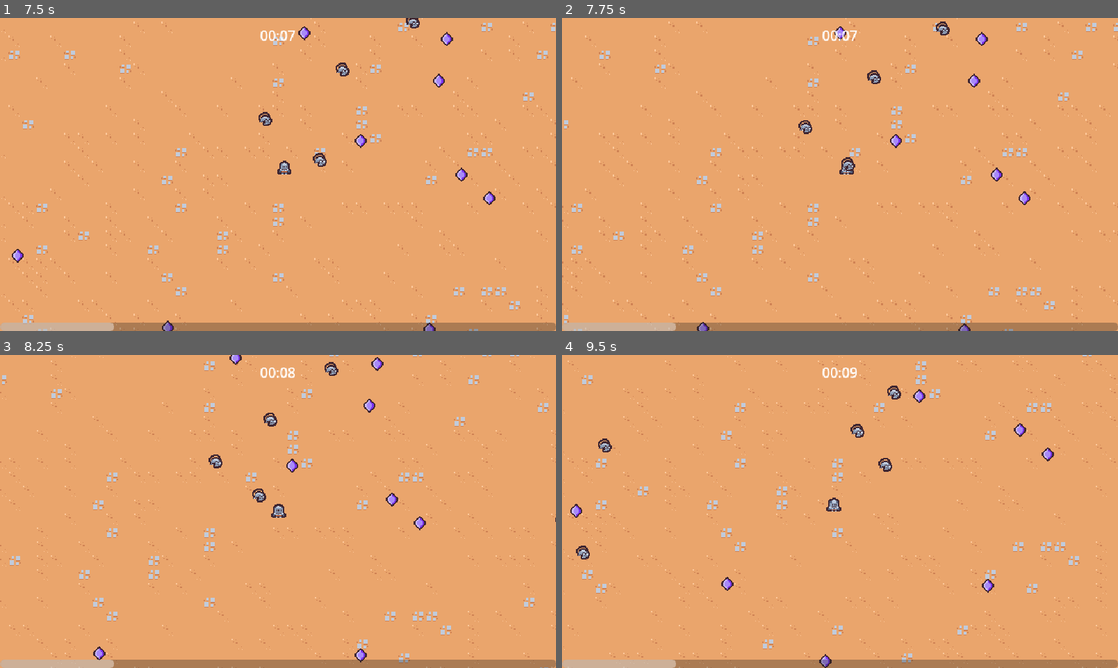
Above: before the commit, frames 1-4 (two rows, left to right).
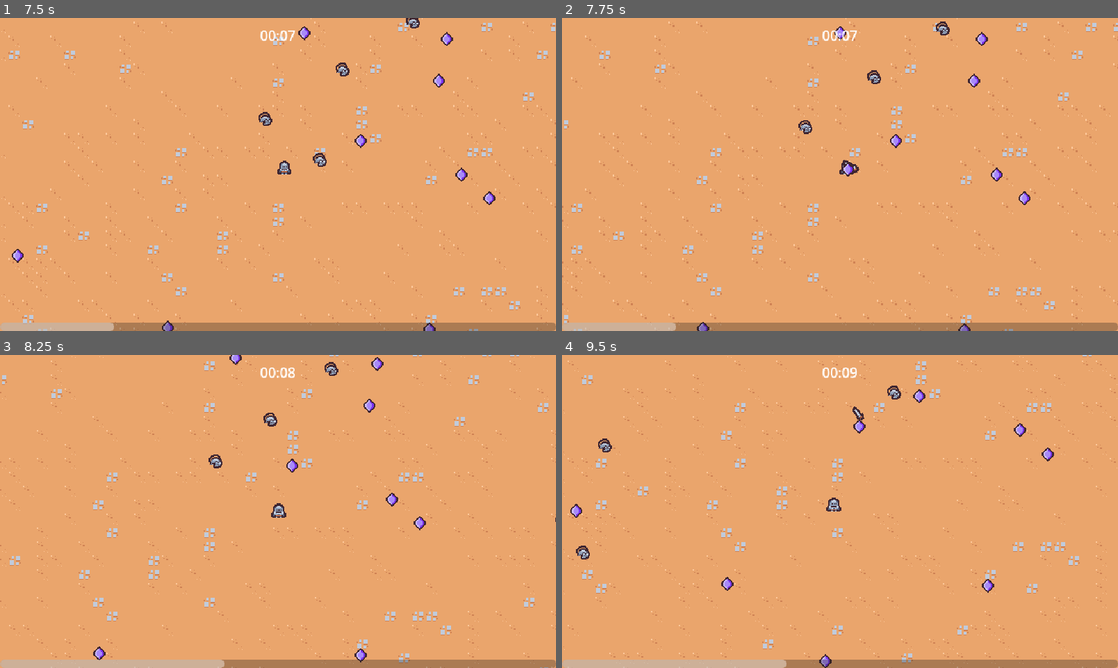
Above: after the commit, the same moments.

Repository: OpTi9/godot-survivors
Game: Godot game, scene res://scenes/main/main.tscn
Same seed, same stepped clock (60 frames per second), same inputs: the game is played once before the commit and once after it.
Inputs (mouse positions are in pixels of both pictures, inside the frame that each line leads up to):
- Up to frame 1 (7.5 s): move the mouse to (400, 158) at 0.52 s; press the mouse at (400, 158) at 0.53 s; hold D (move_right) 0.53-1.28 s; move the mouse to (166, 190) at 1.27 s; release the mouse at (166, 190) at 1.28 s; hold S (move_down) 1.28-2.03 s; click (166, 190) at 1.35 s; move the mouse to (333, 105) at 2.02 s; press the mouse at (333, 105) at 2.03 s; hold D (move_right) 2.03-2.78 s; move the mouse to (250, 237) at 2.77 s; release the mouse at (250, 237) at 2.78 s; hold Up (move_up) 2.78-3.53 s; click (250, 237) at 2.85 s; move the mouse to (444, 221) at 3.52 s; press the mouse at (444, 221) at 3.53 s; hold A (move_left) 3.53-5.03 s; move the mouse to (111, 127) at 4.27 s; release the mouse at (111, 127) at 4.28 s; click (111, 127) at 4.35 s; move the mouse to (305, 174) at 5.02 s; press the mouse at (305, 174) at 5.03 s; hold S (move_down) 5.03-5.78 s; move the mouse to (194, 96) at 5.77 s; release the mouse at (194, 96) at 5.78 s; hold D (move_right) 5.78-6.53 s; click (194, 96) at 5.85 s; move the mouse to (400, 158) at 6.52 s; press the mouse at (400, 158) at 6.53 s; hold Up (move_up) 6.53-7.28 s; move the mouse to (166, 190) at 7.27 s; release the mouse at (166, 190) at 7.28 s; hold D (move_right) from 7.28 s (still down); click (166, 190) at 7.35 s
- Up to frame 2 (7.75 s): keep holding D (move_right)
- Up to frame 3 (8.25 s): move the mouse to (333, 442) at 8.02 s; release D (move_right) at 8.03 s; press the mouse at (333, 442) at 8.03 s; hold S (move_down) from 8.03 s (still down)
- Up to frame 4 (9.5 s): move the mouse to (812, 574) at 8.77 s; release S (move_down) at 8.78 s; release the mouse at (812, 574) at 8.78 s; hold A (move_left) from 8.78 s (still down); click (812, 574) at 8.85 s

Frame 1 is identical in both runs. In frame 2, 0.1% of the frame differs, in the area x 50-54%, y 44-51%; in frame 3, 0.6%; in frame 4, 0.8%, in the area x 20-60%, y 16-100%.

Commit message:
sword returned

Diff:
--- a/scenes/ability/sword_ability/sword_ability.tscn
+++ b/scenes/ability/sword_ability/sword_ability.tscn
@@ -1,7 +1,6 @@
-[gd_scene load_steps=7 format=3 uid="uid://bjmr1ux5ttq4l"]
+[gd_scene load_steps=6 format=3 uid="uid://bjmr1ux5ttq4l"]
 
 [ext_resource type="Texture2D" uid="uid://d3fnhumuh0ljg" path="res://sword.png" id="1_61kay"]
-[ext_resource type="PackedScene" uid="uid://duxxcxbqbpo3n" path="res://scenes/ability/sword_ability_controller/sword_ability_controller.tscn" id="1_b23dv"]
 
 [sub_resource type="RectangleShape2D" id="RectangleShape2D_uxwfk"]
 size = Vector2(30, 30)
@@ -108,8 +107,6 @@
 
 [node name="SwordAbility" type="Node2D"]
 
-[node name="SwordAbilityController" parent="." instance=ExtResource("1_b23dv")]
-
 [node name="Area2D" type="Area2D" parent="."]
 collision_layer = 4
 collision_mask = 0
--- a/scenes/ability/sword_ability_controller/sword_ability_controller.gd
+++ b/scenes/ability/sword_ability_controller/sword_ability_controller.gd
@@ -1,5 +1,5 @@
 extends Node
-#Я пока отключил эту хуйню
+
 @export var sword_ability: PackedScene
 
 const MAX_RANGE = 150
@@ -7,6 +7,7 @@
 # Called when the node enters the scene tree for the first time.
 func _ready():
 	$Timer.timeout.connect(on_timer_timeout)
+	GameEvents.ability_upgrades_added.connect(on_ability_upgrade_added)
 
 func on_timer_timeout():
 	var player = get_tree().get_first_node_in_group("player") as Node2D
@@ -34,3 +35,7 @@
 
 	var enemy_direction = enemies[0].global_position - sword_instance.global_position
 	sword_instance.rotation = enemy_direction.angle()
+
+
+func on_ability_upgrade_added(upgrade: AbilityUpgrade, current_upgrades: Dictionary):
+	pass
--- a/scenes/autoload/game_events.gd
+++ b/scenes/autoload/game_events.gd
@@ -1,6 +1,10 @@
 extends Node
 
 signal experience_vial_collected(number: float)
+signal ability_upgrades_added(upgrade: AbilityUpgrade, current_upgrades: Dictionary)
 
 func emit_experience_vial_collected(number: float):
 	experience_vial_collected.emit(number)
+
+func emit_ability_upgrade_added(upgrade: AbilityUpgrade, current_upgrades: Dictionary):
+	ability_upgrades_added.emit(upgrade, current_upgrades)
--- a/scenes/game_object/player/player.tscn
+++ b/scenes/game_object/player/player.tscn
@@ -1,8 +1,9 @@
-[gd_scene load_steps=6 format=3 uid="uid://bsstuiyid13g1"]
+[gd_scene load_steps=7 format=3 uid="uid://bsstuiyid13g1"]
 
 [ext_resource type="Script" path="res://scenes/game_object/player/player.gd" id="1_eac3f"]
 [ext_resource type="Texture2D" uid="uid://bv2e4lddtky1r" path="res://scenes/game_object/player/player.png" id="1_t6cme"]
 [ext_resource type="PackedScene" uid="uid://ce668n0krw1sj" path="res://scenes/component/health_component.tscn" id="2_tusp0"]
+[ext_resource type="PackedScene" uid="uid://duxxcxbqbpo3n" path="res://scenes/ability/sword_ability_controller/sword_ability_controller.tscn" id="4_koaiy"]
 
 [sub_resource type="CircleShape2D" id="CircleShape2D_sf7vm"]
 radius = 20.0
@@ -34,3 +35,5 @@
 [node name="CollisionShape2D" type="CollisionShape2D" parent="."]
 position = Vector2(0, -5)
 shape = SubResource("CircleShape2D_l6wdd")
+
+[node name="SwordAbilityController" parent="." instance=ExtResource("4_koaiy")]
--- a/scenes/manager/upgrade_manager.gd
+++ b/scenes/manager/upgrade_manager.gd
@@ -34,6 +34,7 @@
 		current_upgrades[upgrade.id]["quantity"] += 1
 
 	print(current_upgrades)
+	GameEvents.emit_ability_upgrade_added(upgrade, current_upgrades)
 
 
 func on_upgrade_selected(upgrade: AbilityUpgrade):
